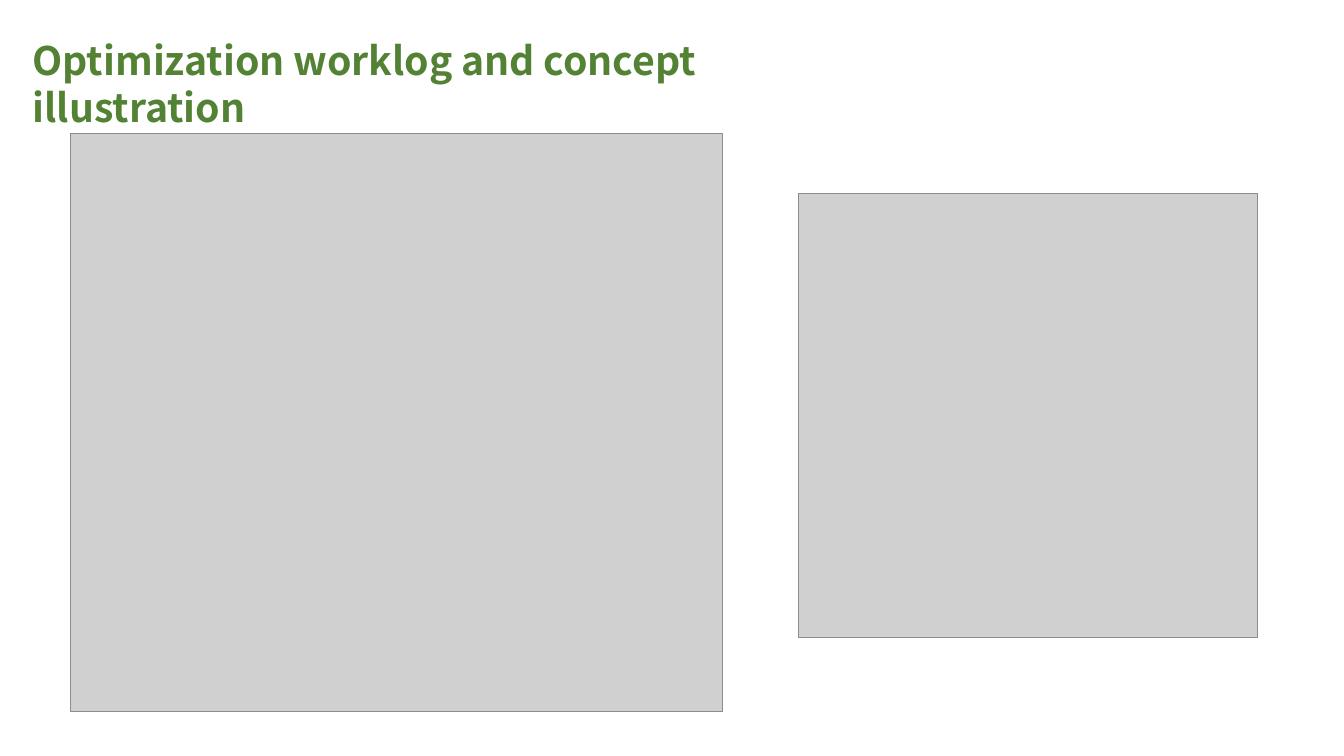
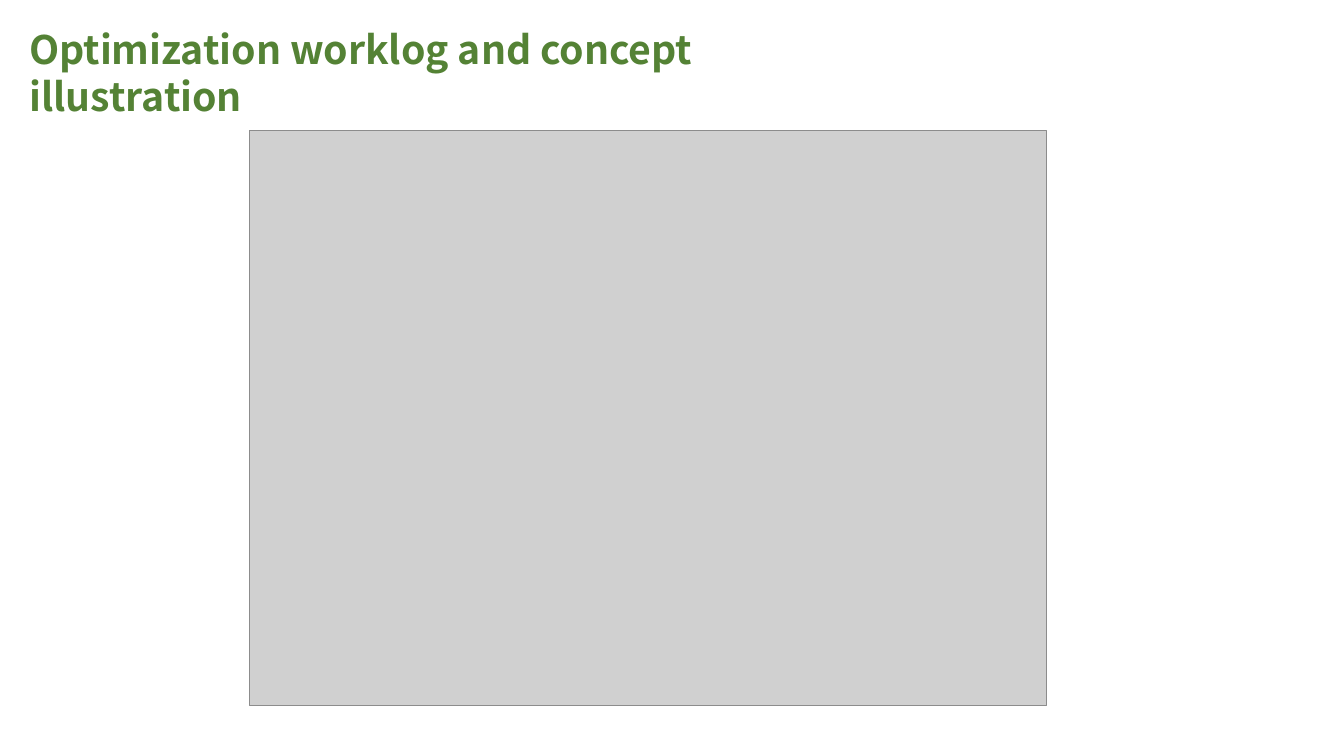
Before and after one commit to InhabitancyCocoon/feather_gemm, a slide deck: slide 39 of docs/presentation.pptx (slide 13 before the commit). Drawn at 1344x756 pixels with LibreOffice and Linux fonts; fonts in the diff are those of the drawing; grey boxes stand for pictures. Boxes give left, top, right and bottom in pixels: in the first picture for what was removed or moved away, otherwise in the second. Text is boxed around its words. In the diff, an @@ line names an element or a change of style, - is before the commit and + after.

```diff
--- a/docs/presentation.pptx
+++ b/docs/presentation.pptx
@@ text "Optimization worklog and concept illustration" rewrapped from <box>33,43,696,134</box> to <box>29,32,692,112</box> @@
@@ picture removed at <box>71,133,723,711</box> @@
@@ picture added at <box>249,131,1047,706</box> @@
@@ picture removed at <box>800,194,1258,637</box> @@
```
Also in this commit, not shown: 17 other slides changed, 3 slides added, 2 other files.
